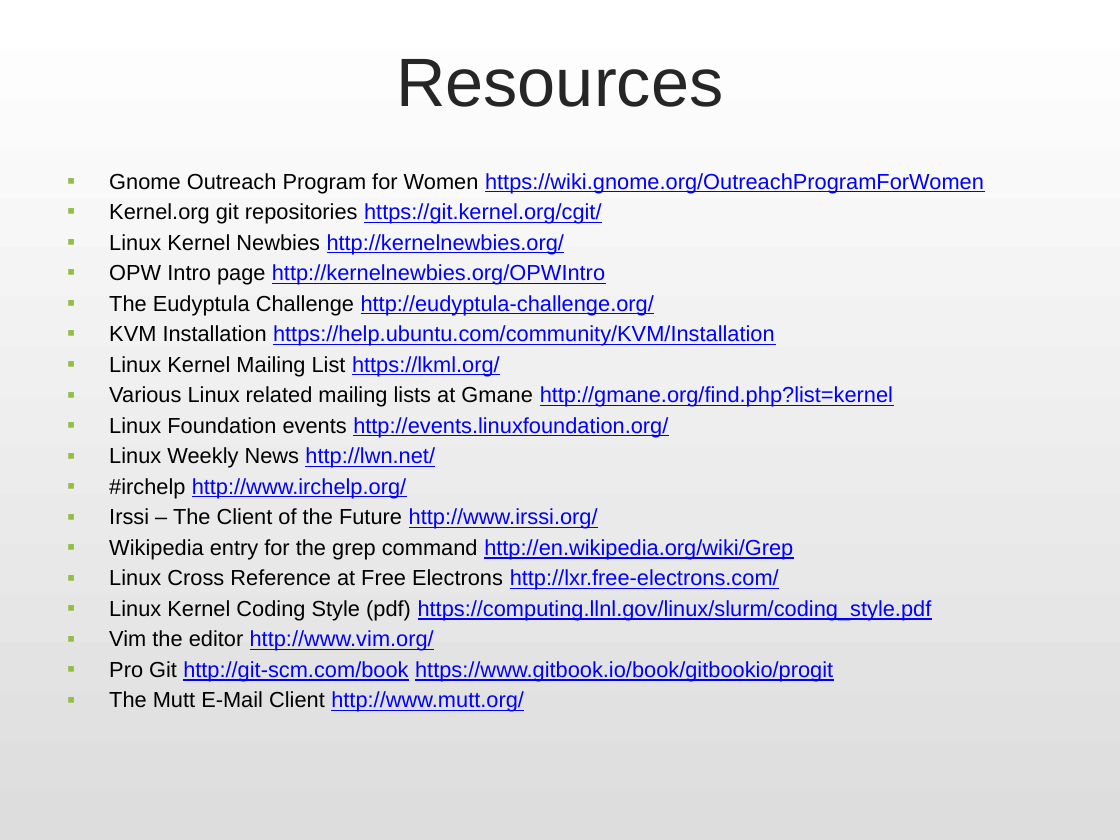
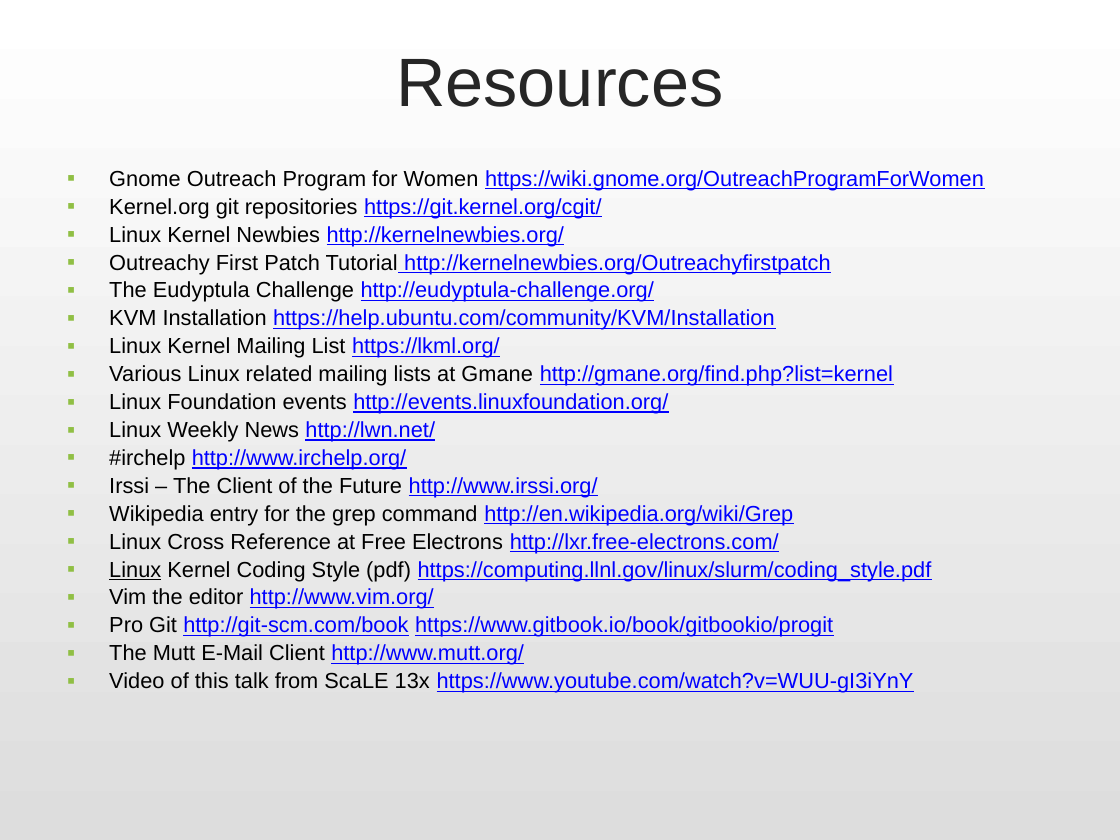
Before and after one commit to shegeek/kernel-hacking-101, a slide deck: slide 63 of kernelhacking101-unghcify.odp. Drawn at 1120x840 pixels with LibreOffice and Linux fonts; fonts in the diff are those of the drawing. Boxes give left, top, right and bottom in pixels: in the first picture for what was removed or moved away, otherwise in the second. Text is boxed around its words. In the diff, an @@ line names an element or a change of style, - is before the commit and + after.

Commit message:
NVidia Toastmasters slides ready
kernelhacking101-nvidiatm.odp slideset added
pdf version of the new slideset generated
unghcify set updated to reflect change of OPW to Outreachy

```diff
--- a/kernelhacking101-unghcify.odp
+++ b/kernelhacking101-unghcify.odp
@@ text at (x1=109, y1=170, x2=984, y2=665): underline on in "Linux"; line spacing 1 to 0.9 @@
@@ text at (x1=109, y1=254, x2=831, y2=274): text changed @@
-▪ OPW Intro page http://kernelnewbies.org/OPWIntro
+▪ Outreachy First Patch Tutorial http://kernelnewbies.org/Outreachyfirstpatch
@@ text at (x1=109, y1=672, x2=914, y2=693): paragraph added @@
+▪ Video of this talk from ScaLE 13x https://www.youtube.com/watch?v=WUU-gI3iYnY
```
Also in this commit, not shown: 2 other files.
